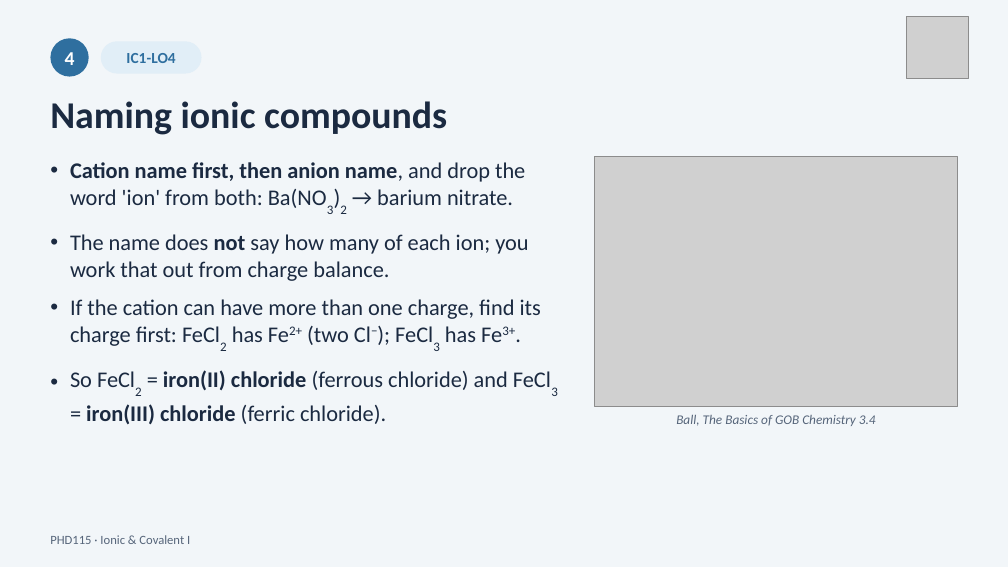
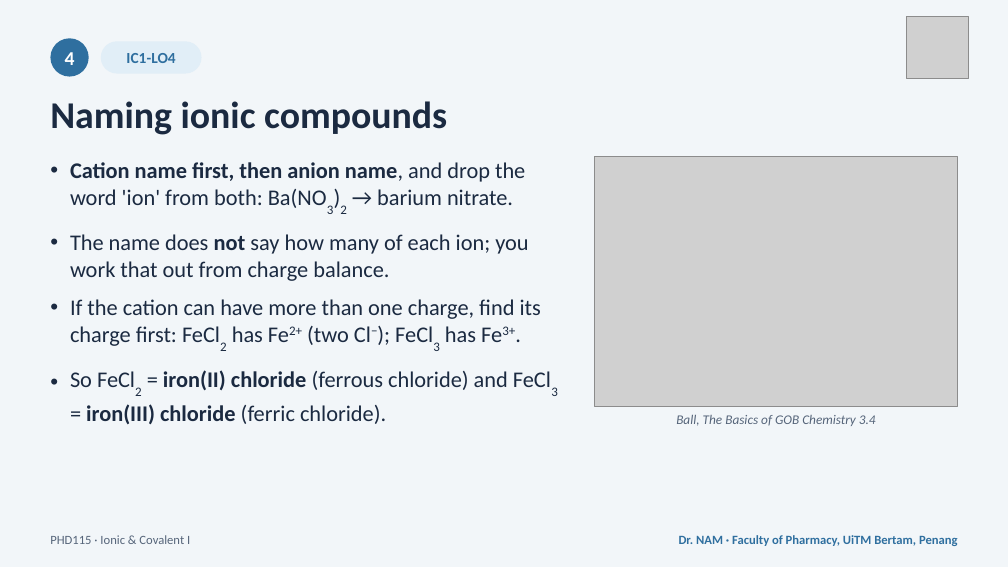
Before and after one commit to DrEnoun/phd115-nam, a slide deck: slide 69 of downloads/PHD115_IonicCovalent1_Slides.pptx. Drawn at 1008x567 pixels with LibreOffice and Linux fonts; fonts in the diff are those of the drawing; grey boxes stand for pictures. Boxes give left, top, right and bottom in pixels: in the first picture for what was removed or moved away, otherwise in the second. Text is boxed around its words. In the diff, an @@ line names an element or a change of style, - is before the commit and + after.

```diff
--- a/downloads/PHD115_IonicCovalent1_Slides.pptx
+++ b/downloads/PHD115_IonicCovalent1_Slides.pptx
@@ text added at [679, 535, 958, 546], 9 pt, text #2F6F9F, bold @@
+Dr. NAM · Faculty of Pharmacy, UiTM Bertam, Penang
```
Also in this commit, not shown: 97 other slides changed, 7 other files.
